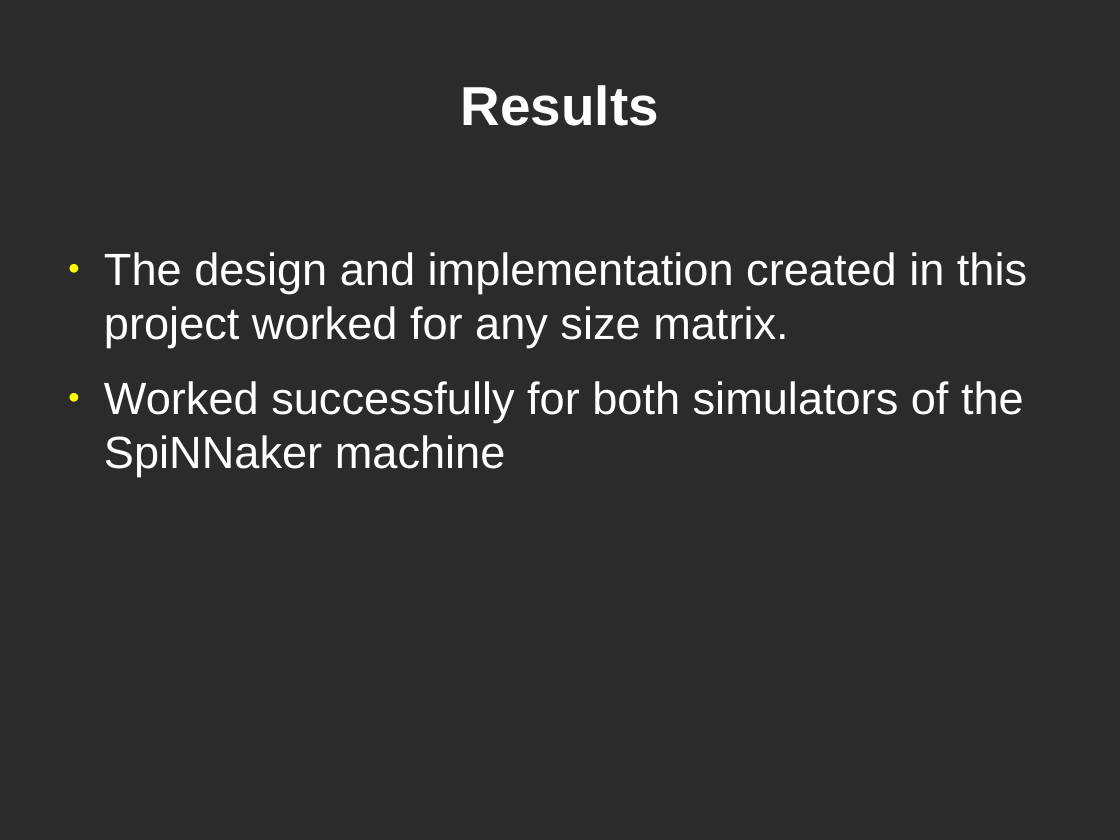
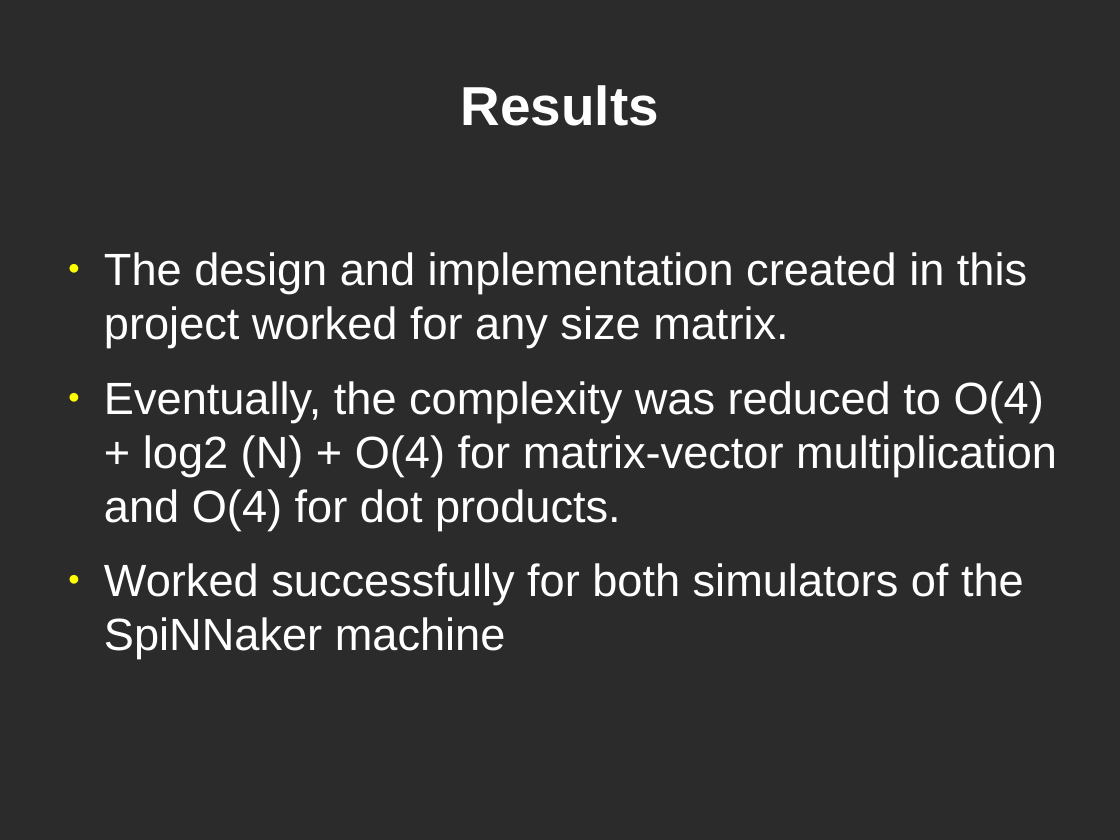
Before and after one commit to Alex-Oiko/3rd-Year-Project, a slide deck: slide 10 of Deliverables/Project Viva/viva_presentation.odp. Drawn at 1120x840 pixels with LibreOffice and Linux fonts; fonts in the diff are those of the drawing; background and template pictures are left out; a plain dark background stands for a picture behind light text. Boxes give left, top, right and bottom in pixels: in the first picture for what was removed or moved away, otherwise in the second. Text is boxed around its words. In the diff, an @@ line names an element or a change of style, - is before the commit and + after.

```diff
--- a/Deliverables/Project Viva/viva_presentation.odp
+++ b/Deliverables/Project Viva/viva_presentation.odp
@@ text at <box>104,381,1057,531</box>: paragraph added @@
+● Eventually, the complexity was reduced to O(4) + log2 (N) + O(4) for matrix-vector multiplication and O(4) for dot products.
```
Also in this commit, not shown: 5 other slides changed.
